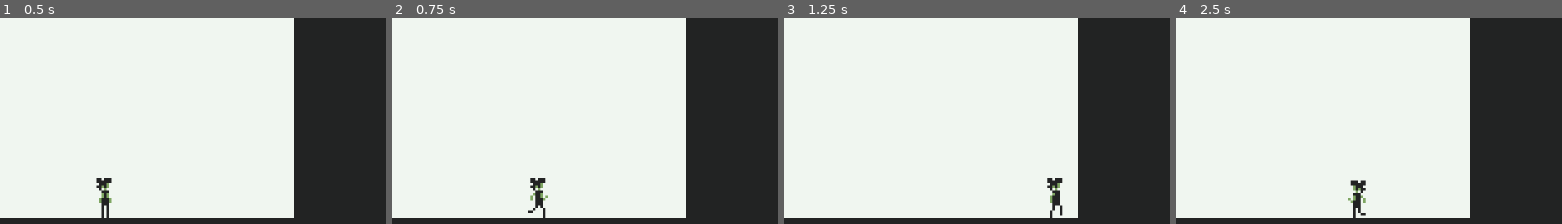
Above: before the commit, frames 1-4 (left to right).
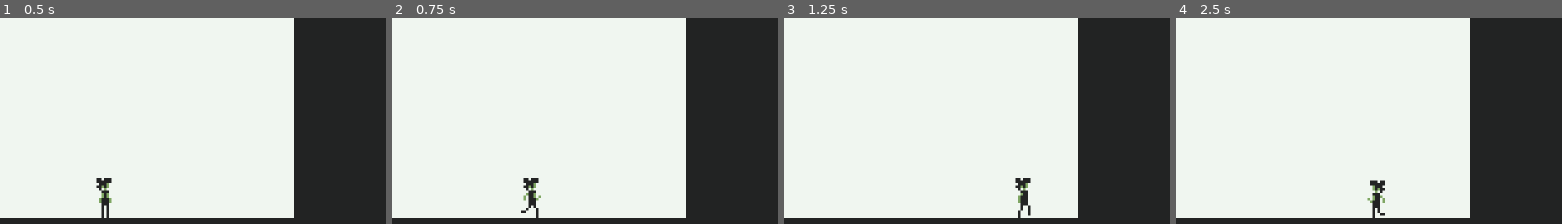
Above: after the commit, the same moments.

Repository: ayoreis/rushbound
Game: Godot game, scene res://scenes/tracks/exit_music_for_a_film.tscn
Two runs of this game, one before a commit and one after it. Both use one fixed random seed, a clock stepped at 60 frames per second and the inputs below. This scene is started directly instead of the project's main scene.
Inputs (mouse positions are % of the whole screen's width and height, from its top left):
- Up to frame 1 (0.5 s): no input
- Up to frame 2 (0.75 s): tap Enter at 0.5 s; move the mouse to (56, 51) at 0.52 s; hold D (move_right) from 0.53 s (still down); tap Mouse wheel down (scroll_wheel) at 0.6 s
- Up to frame 3 (1.25 s): keep holding D (move_right)
- Up to frame 4 (2.5 s): move the mouse to (45, 52) at 1.27 s; tap Mouse wheel up (scroll_wheel_counter_clockwise) at 1.35 s; move the mouse to (53, 49) at 2.02 s; release D (move_right) at 2.03 s; hold A (move_left) from 2.03 s (still down); tap Space (select) at 2.1 s
The pictures show only the part of the screen within x 12-62%, y 50-100%; the shares and areas given below are measured in that part.

Frame 1 is identical in both runs. In frame 2, 0.8% of the frame differs, in the area x 33-41%, y 77-98%; in frame 3, 0.9%; in frame 4, 1.0%, in the area x 44-55%, y 78-98%.

Commit message:
Add jumping and falling states

Diff:
--- a/scripts/bea.gd
+++ b/scripts/bea.gd
@@ -1,5 +1,7 @@
 class_name Bea
 extends CharacterBody2D
+
+@export var current_room: Room
 
 var state: State = Idle.new()
 
@@ -24,12 +26,23 @@
 	move_and_slide()
 
 
+func _on_room_body_entered(body: Node2D, source: Area2D) -> void:
+	if body != self:
+		return
+
+	current_room = source
+
+
 @abstract class State:
 	var bea: Bea
 
 	var direction: Vector2:
 		get():
 			return Input.get_vector("move_left", "move_right", "move_up", "move_down").normalized()
+
+	var jumping: bool:
+		get():
+			return Input.is_action_just_pressed("jump") and bea.is_on_floor()
 
 	func enter() -> void:
 		pass
@@ -51,6 +64,12 @@
 		bea.animated_sprite_2d.animation = &"idle"
 
 	func handle_input() -> State:
+		if not bea.is_on_floor():
+			return Falling.new()
+
+		if jumping:
+			return Jumping.new()
+
 		if direction.x != 0:
 			return Running.new()
 
@@ -61,13 +80,19 @@
 
 
 class Running extends State:
-	const SPEED = 100
+	const SPEED = 80
 	const ACCELERATION = 20
 
 	func enter() -> void:
 		bea.animated_sprite_2d.animation = &"running"
 
 	func handle_input() -> State:
+		if not bea.is_on_floor():
+			return Falling.new()
+
+		if jumping:
+			return Jumping.new()
+
 		if direction.x == 0:
 			return Idle.new()
 
@@ -76,3 +101,51 @@
 	func update(_delta: float) -> void:
 		bea.velocity.x = move_toward(bea.velocity.x, SPEED * direction.x, ACCELERATION)
 		bea.animated_sprite_2d.flip_h = direction.x < 0
+
+
+class Jumping extends State:
+	const HEIGHT = 36
+	const FOOT_SPEED = 80
+	const DISTANCE_TO_PEAK = 24.0
+	const VELOCITY = (-2 * HEIGHT * FOOT_SPEED) / DISTANCE_TO_PEAK
+	const GRAVITY = (2 * HEIGHT * (FOOT_SPEED ** 2)) / (DISTANCE_TO_PEAK ** 2)
+
+	func enter() -> void:
+		bea.velocity.y = VELOCITY
+
+	func handle_input() -> State:
+		if bea.is_on_floor():
+			return Idle.new()
+
+		if bea.velocity.y > 0:
+			return Falling.new()
+
+		return null
+
+	func update(delta: float) -> void:
+		bea.velocity.x = move_toward(bea.velocity.x, direction.x * Running.SPEED, Running.ACCELERATION)
+		bea.velocity.y += GRAVITY * delta
+
+
+class Falling extends State:
+	const HEIGHT = 36
+	const FOOT_SPEED = 80
+	const DISTANCE_TO_PEAK = 20.0
+	const VELOCITY = (-2 * HEIGHT * FOOT_SPEED) / DISTANCE_TO_PEAK
+	const GRAVITY = (2 * HEIGHT * (FOOT_SPEED ** 2)) / (DISTANCE_TO_PEAK ** 2)
+
+	func handle_input() -> State:
+		if not bea.is_on_floor():
+			return null
+
+		if jumping:
+			return Jumping.new()
+
+		if direction.x != 0:
+			return Running.new()
+
+		return Idle.new()
+
+	func update(delta: float) -> void:
+		bea.velocity.x = move_toward(bea.velocity.x, direction.x * Running.SPEED, Running.ACCELERATION)
+		bea.velocity.y += GRAVITY * delta
